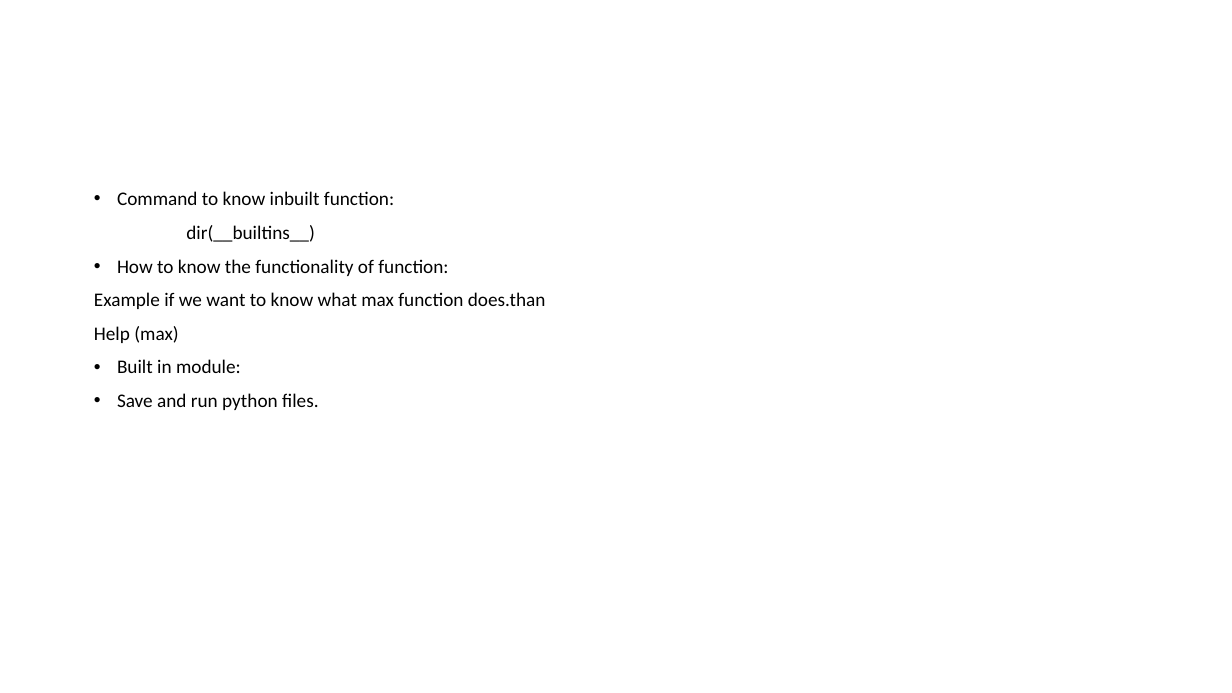
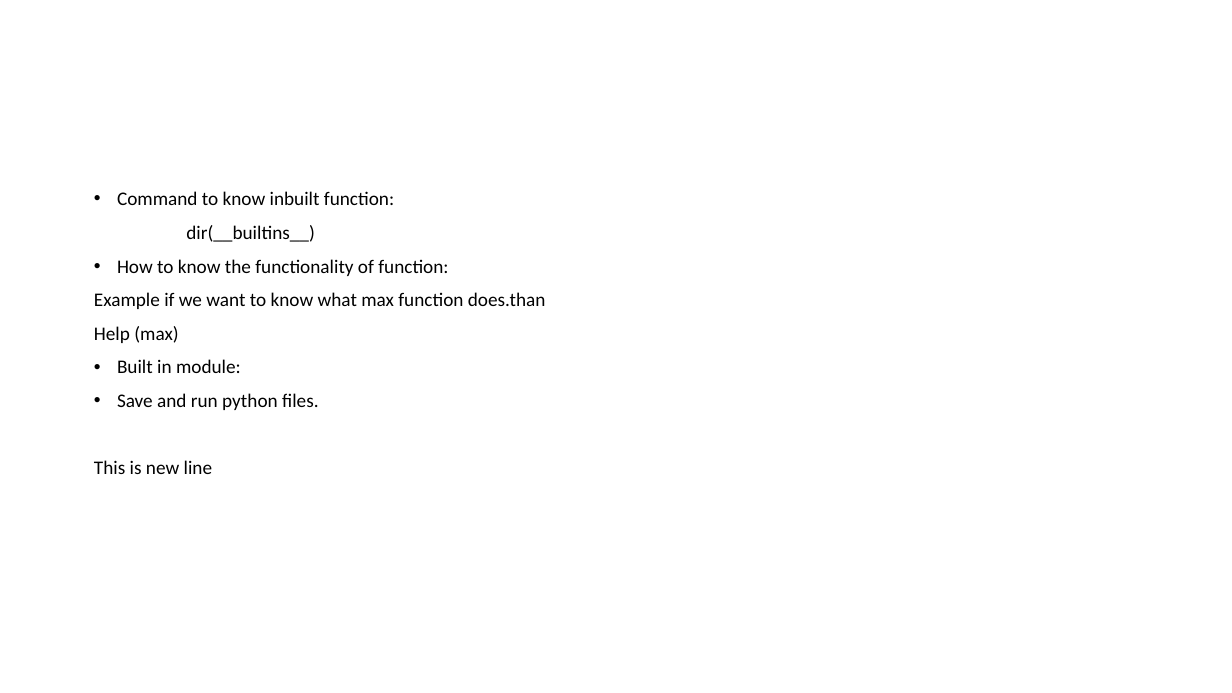
Before and after one commit to sahgk1989/Python, a slide deck: slide 2 of Python.pptx. Drawn at 1232x693 pixels with LibreOffice and Linux fonts; fonts in the diff are those of the drawing. Boxes give left, top, right and bottom in pixels: in the first picture for what was removed or moved away, otherwise in the second. Text is boxed around its words. In the diff, an @@ line names an element or a change of style, - is before the commit and + after.

```diff
--- a/Python.pptx
+++ b/Python.pptx
@@ text at (x1=94, y1=460, x2=212, y2=474): paragraph added @@
+This is new line
```
Also in this commit, not shown: 1 slide added.
